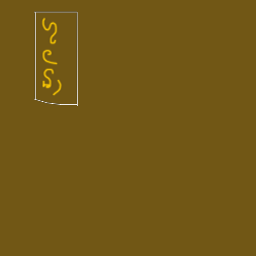
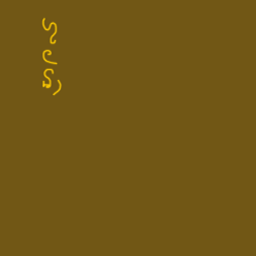
The second (256, 256) image is a revision of the first. Changes to its layers:
hid "Layer 0" over [left=34, top=11, right=78, bottom=106]
